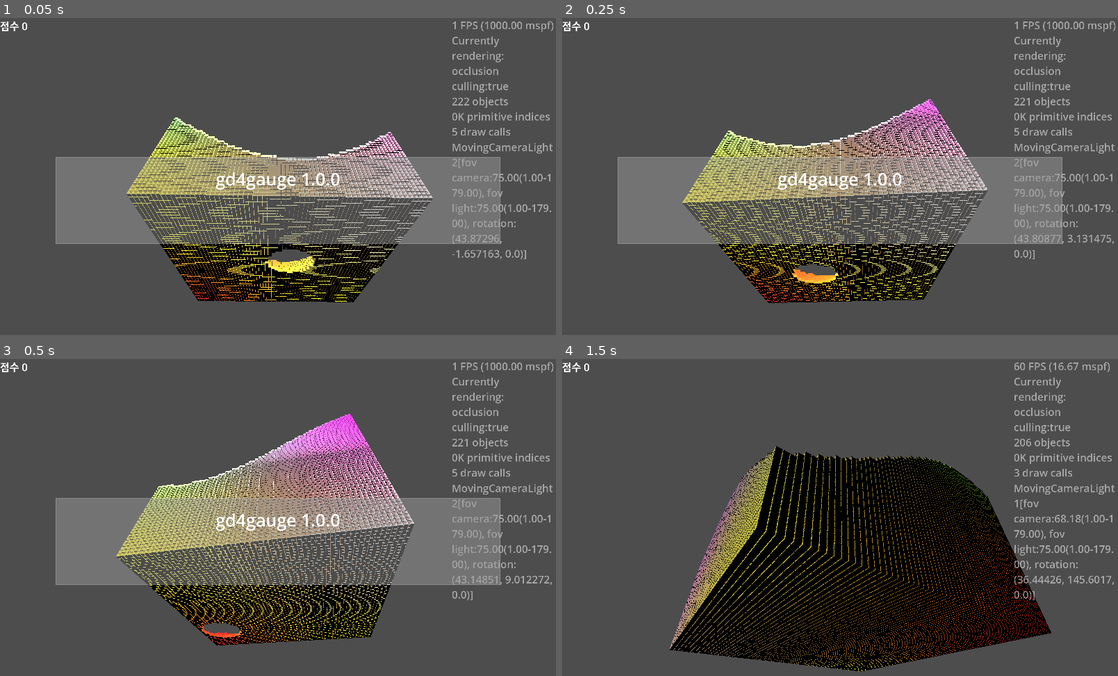
Above: before the commit, frames 1-4 (two rows, left to right).
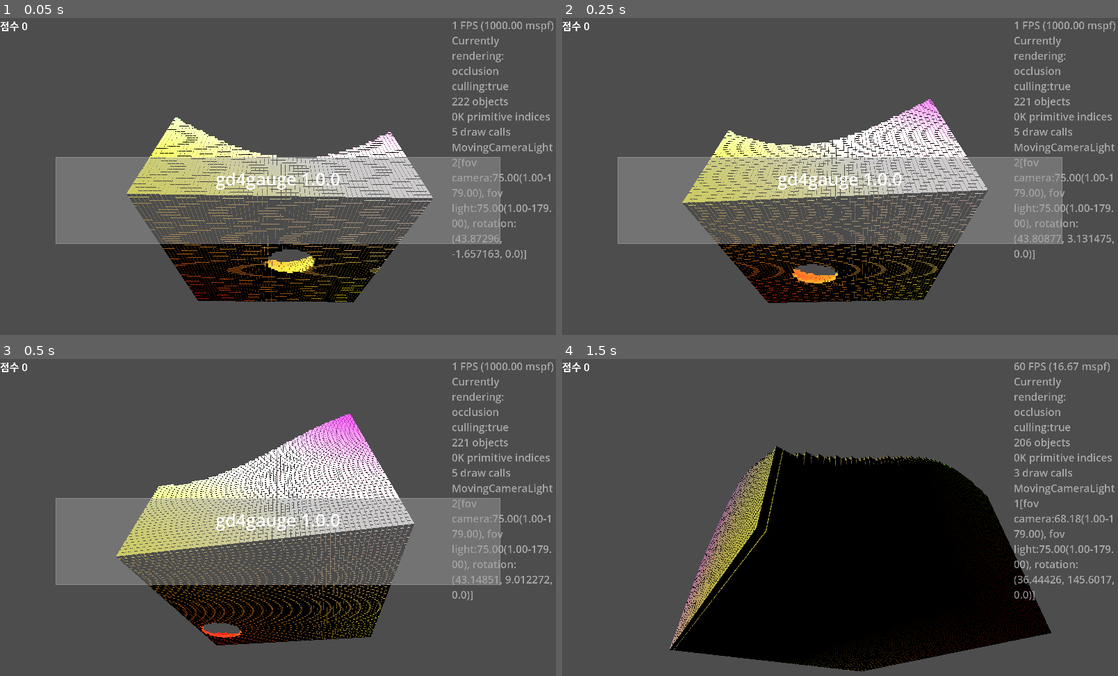
Above: after the commit, the same moments.

Repository: kasworld/gd4gauge
Game: Godot game, scene res://main.tscn
Same seed, same stepped clock (60 frames per second), same inputs: the game is played once before the commit and once after it.
Inputs (mouse positions are in pixels of both pictures, inside the frame that each line leads up to):
- Up to frame 1 (0.05 s): no input
- Up to frame 2 (0.25 s): no input
- Up to frame 3 (0.5 s): no input
- Up to frame 4 (1.5 s): tap Enter at 0.5, 0.6 s; move the mouse to (962, 514) at 0.52 s; click (962, 514) at 0.67 s; move the mouse to (728, 549) at 1.27 s; tap Delete at 1.35 s; click (728, 549) at 1.42 s

The runs differ from the first frame. In frame 1, 6.8% of the frame differs, in the area x 23-78%, y 31-90%; in frame 2, 8.4%; in frame 3, 10%, in the area x 21-75%, y 17-91%; in frame 4, 3.0%.

Commit message:
add set_all_rate for debug

Diff:
--- a/main.gd
+++ b/main.gd
@@ -39,8 +39,10 @@
 	$TimedMessage.show_message("",0)
 
 	$AxisArrow3D.set_size(10)
+
 	$WaveGauge.init(WorldSize, Vector3i(WorldSize), WaveGauge.color_list, 0.1, 1.0 )
 	#$WaveGauge.init(WorldSize, Vector3i(WorldSize), WaveGauge.color_list, 0.1, 0.99 )
+	#$WaveGauge.set_all_rate()
 
 	wallbox_demo()
 
--- a/multi_mesh_shape/multi_mesh_shape.gd
+++ b/multi_mesh_shape/multi_mesh_shape.gd
@@ -6,10 +6,10 @@
 func init(mesh :Mesh, co :Color, count :int, pos :Vector3) -> MultiMeshShape:
 	var mat := StandardMaterial3D.new()
 	# draw call 이 TRANSPARENCY_ALPHA 인 경우만 줄어든다. 버그인가?
-	#if co.a >= 1.0:
-		#mat.transparency = BaseMaterial3D.TRANSPARENCY_DISABLED
-	#else:
-	mat.transparency = BaseMaterial3D.TRANSPARENCY_ALPHA
+	if co.a >= 1.0:
+		mat.transparency = BaseMaterial3D.TRANSPARENCY_DISABLED
+	else:
+		mat.transparency = BaseMaterial3D.TRANSPARENCY_ALPHA
 	mat.albedo_color = co
 	mat.vertex_color_use_as_albedo = true
 	mesh.material = mat
--- a/wave_gauge/wave_gauge.gd
+++ b/wave_gauge/wave_gauge.gd
@@ -32,6 +32,11 @@
 			add_child(bg)
 	return self
 
+# for debug
+func set_all_rate(rate :float = 1.0) -> void:
+	for bg in gauge_list:
+		bg.set_current_rate(rate)
+
 func animate_wave(speed1 :float =2, speed2:float=3, len1 :float = PI, len2 :float = PI) -> void:
 	var now := Time.get_unix_time_from_system()
 	var nowspeed1 := now*speed1
